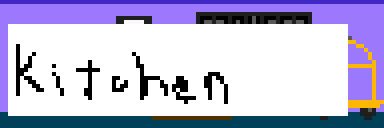
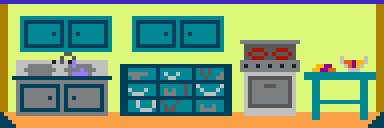
The second 384×128 image is a revision of the first. Changes to its layers:
added layer "tables" above "reception_base.png" over [304, 56, 376, 120]
painted on "reception_base.png" over [0, 4, 384, 128]
